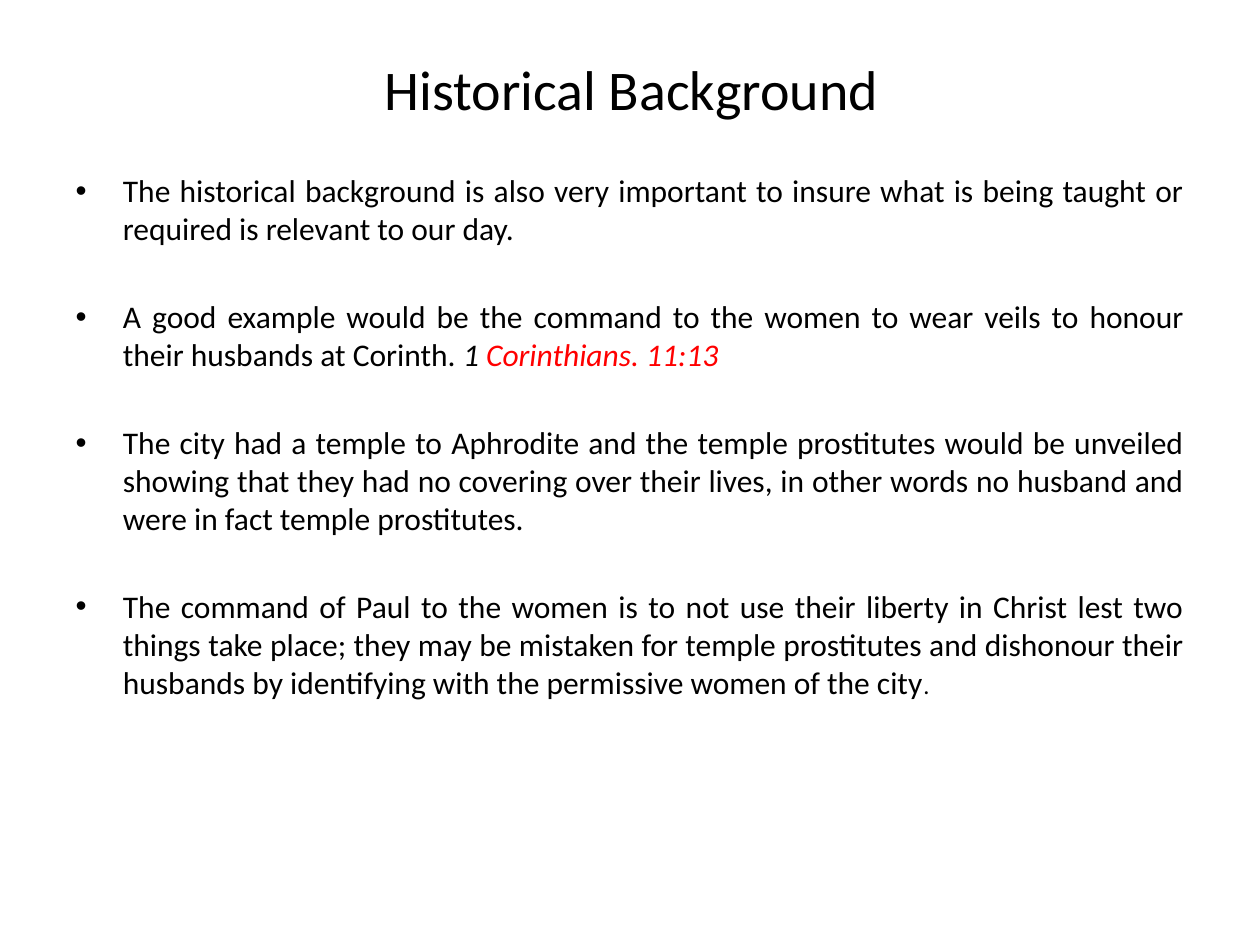
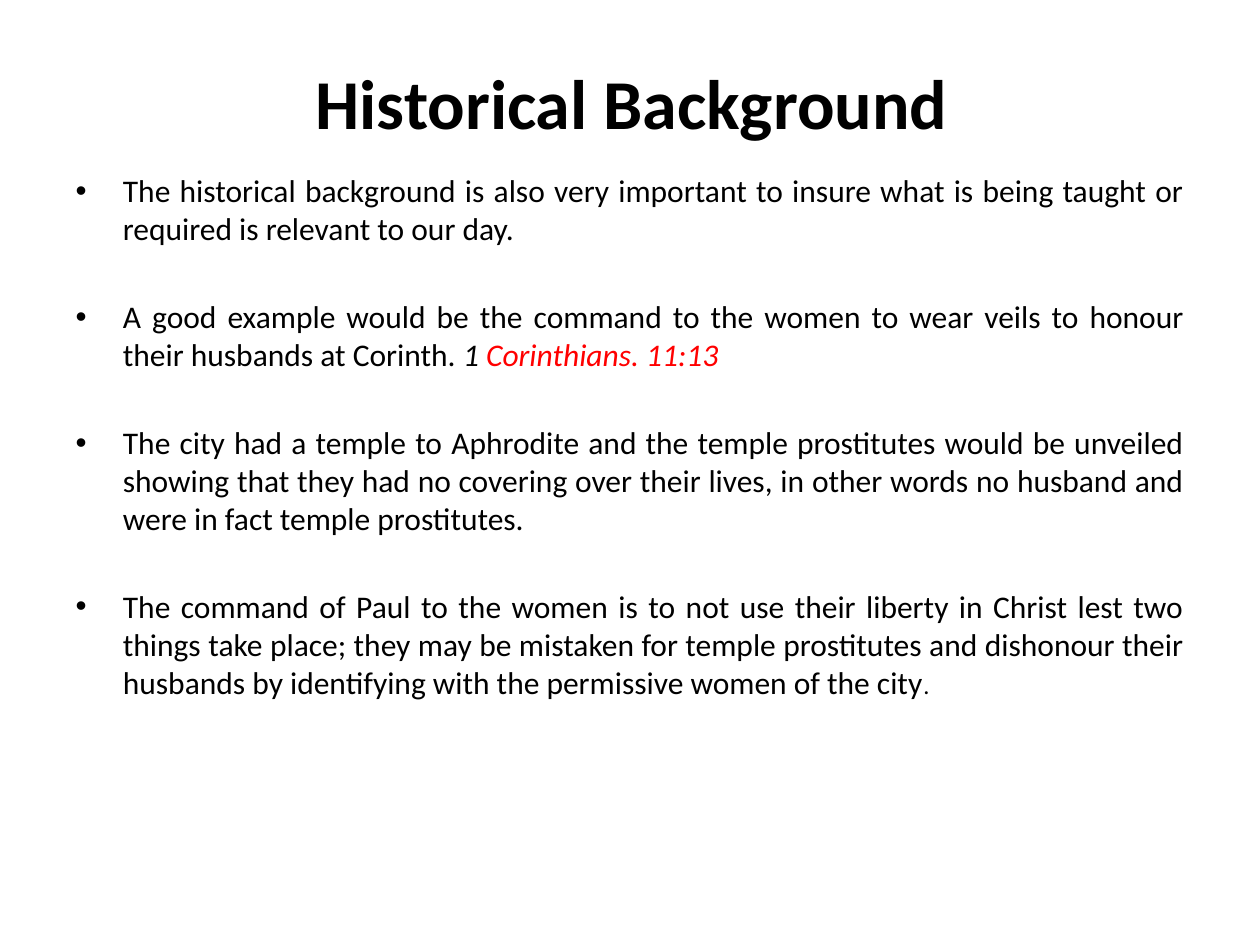
Before and after one commit to mutanganajoseph/Documents, a slide deck: slide 108 of auca/sem-1/intro-to-Bible-study/1 intro to Bible study Notes.pptx. Drawn at 1260x945 pixels with LibreOffice and Linux fonts; fonts in the diff are those of the drawing. Boxes give left, top, right and bottom in pixels: in the first picture for what was removed or moved away, otherwise in the second. Text is boxed around its words. In the diff, an @@ line names an element or a change of style, - is before the commit and + after.

```diff
--- a/auca/sem-1/intro-to-Bible-study/1 intro to Bible study Notes.pptx
+++ b/auca/sem-1/intro-to-Bible-study/1 intro to Bible study Notes.pptx
@@ title "Historical Background": place and size @@
-title "Historical Background" at [384,71,878,120]
+title "Historical Background" at [180,180,456,208]
@@ title "Historical Background" at [180,180,456,208]: size 32 to 40 pt, bold on @@
```
Also in this commit, not shown: 10 other slides changed, 5 other files.
